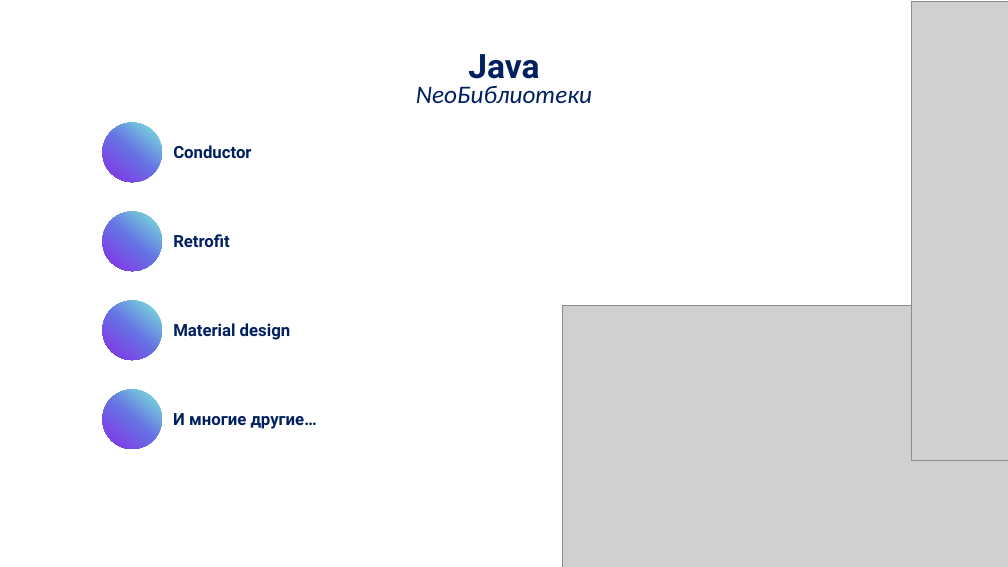
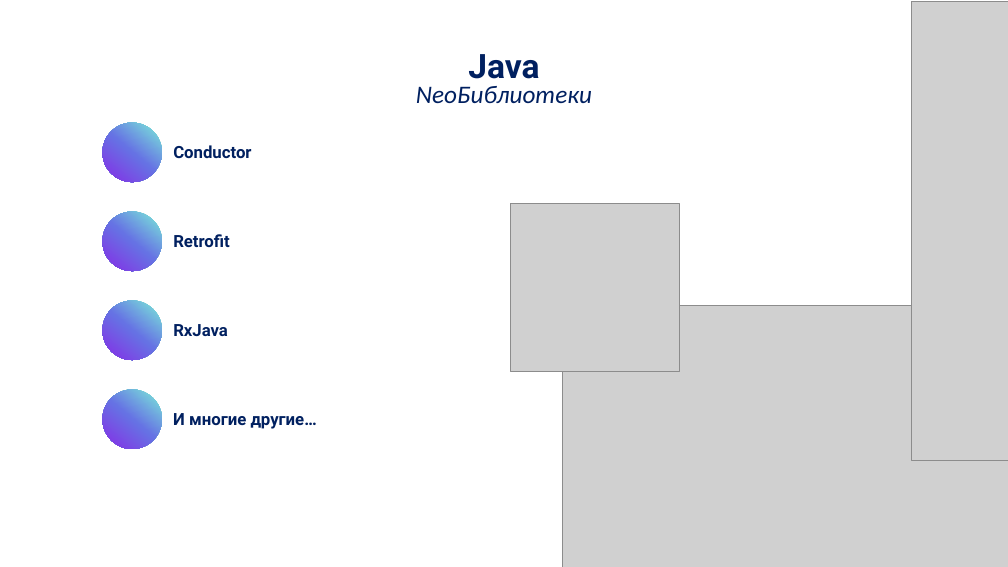
Before and after one commit to romka-best/NeoBrain_App, a slide deck: slide 8 of NeoBrain.pptx. Drawn at 1008x567 pixels with LibreOffice and Linux fonts; fonts in the diff are those of the drawing; grey boxes stand for pictures. Boxes give left, top, right and bottom in pixels: in the first picture for what was removed or moved away, otherwise in the second. Text is boxed around its words. In the diff, an @@ line names an element or a change of style, - is before the commit and + after.

Commit message:
Fixed some bugs. Updated presentation and text for presentation. Also added video

```diff
--- a/NeoBrain.pptx
+++ b/NeoBrain.pptx
@@ picture added at box(510, 203, 679, 372) @@
@@ text at box(173, 324, 228, 336): text changed @@
-Material design
+RxJava
```
Also in this commit, not shown: 3 other slides changed, 26 other files.
